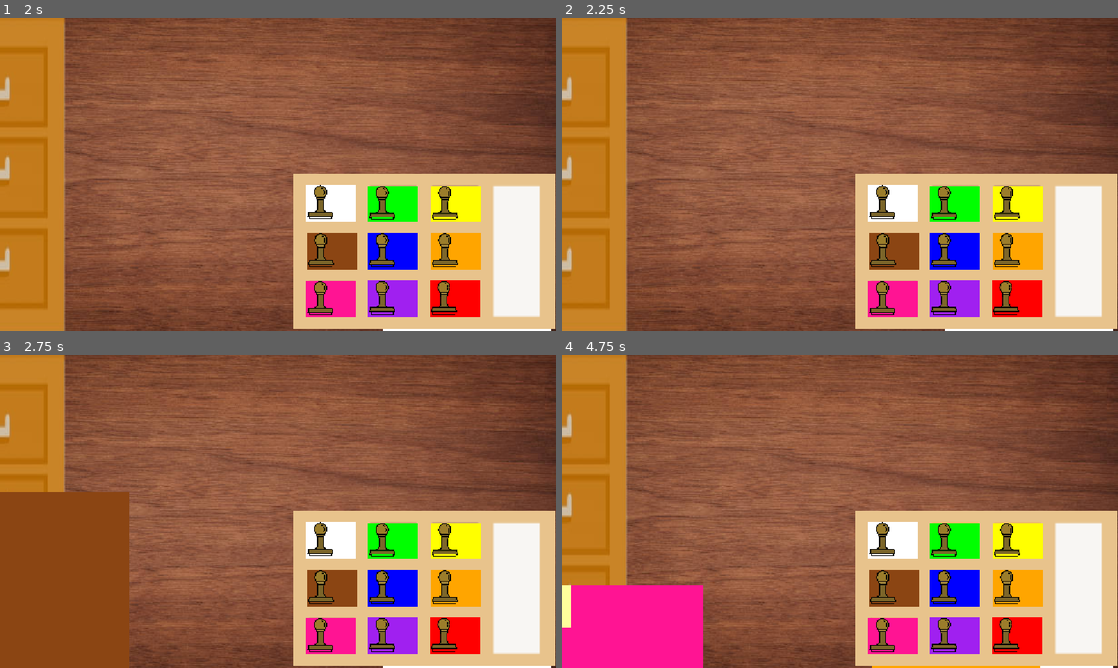
Above: before the commit, frames 1-4 (two rows, left to right).
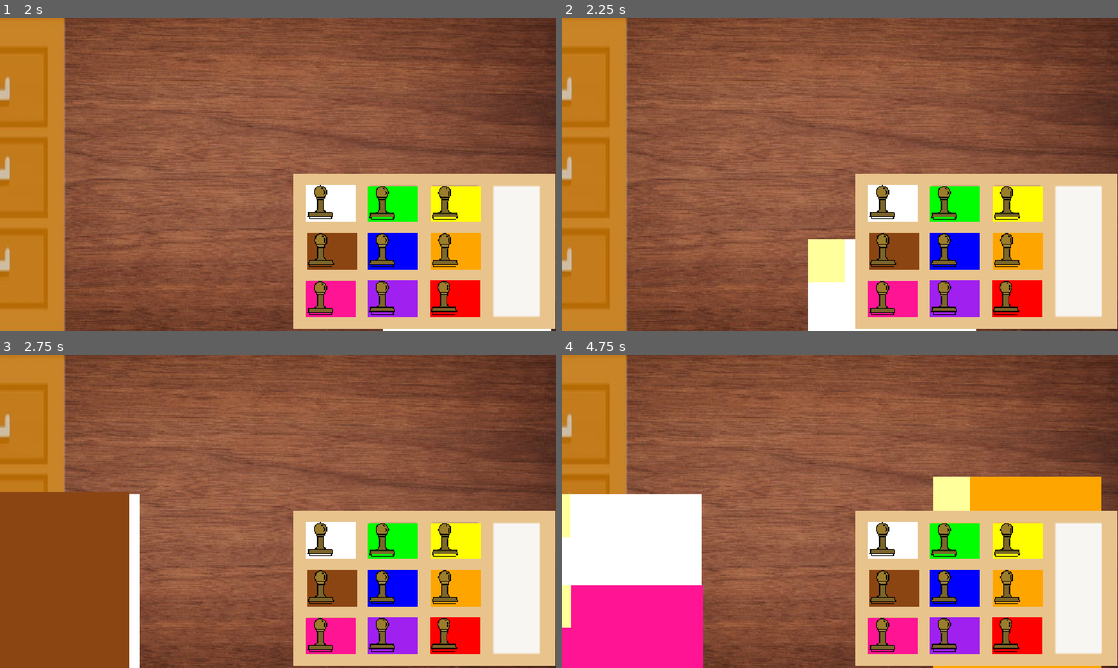
Above: after the commit, the same moments.

Repository: Rafa-beau/BICHOCORREIO
Game: Godot game, scene res://node/menu.tscn
The game is run twice, just before and just after one commit, with the same random seed, the same clock (stepped at 60 frames per second) and the same inputs.
Inputs (mouse positions are in pixels of both pictures, inside the frame that each line leads up to):
- Up to frame 1 (2 s): click "Jogar!" at 0.5 s; tap Enter at 1.25 s; drag from (33, 174) to (455, 299) at 1.27 s
- Up to frame 2 (2.25 s): tap Space at 2 s; drag from (1006, 296) to (595, 174) at 2.02 s
- Up to frame 3 (2.75 s): no input
- Up to frame 4 (4.75 s): move the mouse to (606, 605) at 2.77 s; hold Up (sumir-carta, bound only after the commit) 2.78-3.5 s; click (606, 605) at 2.92 s; tap Enter at 3.5 s; drag from (1006, 586) to (945, 539) at 3.52 s; tap Space at 4.25 s; drag from (956, 633) to (1017, 589) at 4.27 s

Frame 1 is identical in both runs. In frame 2, 2.8% of the frame differs, in the area x 44-100%, y 70-100%; in frame 3, 1.2%; in frame 4, 11%, in the area x 0-100%, y 38-100%.

Commit message:
adicionado Remove no card - testes de detecçao de direçao do mouse Puxada - Futuro: Fazer sistema de aparecer cartas - Sistema de Turno - Sistema de Consfiscar e Passar

Diff:
--- a/bichocorreio/project.godot
+++ b/bichocorreio/project.godot
@@ -19,6 +19,14 @@
 
 window/stretch/mode="canvas_items"
 
+[input]
+
+sumir-carta={
+"deadzone": 0.21,
+"events": [Object(InputEventKey,"resource_local_to_scene":false,"resource_name":"","device":0,"window_id":0,"alt_pressed":false,"shift_pressed":false,"ctrl_pressed":false,"meta_pressed":false,"pressed":false,"keycode":0,"physical_keycode":4194320,"key_label":0,"unicode":0,"location":0,"echo":false,"script":null)
+]
+}
+
 [physics]
 
 3d/physics_engine="Jolt Physics"
--- a/bichocorreio/script/card.gd
+++ b/bichocorreio/script/card.gd
@@ -3,7 +3,12 @@
 var dragging = false
 var stamped = false
 var stuck = false
+var remove = false
+var start_pos: Vector2
+var min_drag = 10.0
 var offset
+
+var original_position: Vector2
 
 @export var cur_color: CardColor
 @export var stamp_mark: PackedScene
@@ -42,11 +47,14 @@
 
 # arrastar
 
+
 func _on_input_event(viewport: Node, event: InputEvent, shape_idx: int) -> void:
-	if event is InputEventMouseButton and not stuck and MOUSE_BUTTON_LEFT:
-		dragging = event.pressed
-		if event.pressed:
-			offset = global_position - get_global_mouse_position()
+	if event is InputEventMouseButton:
+
+		if event.button_index == MOUSE_BUTTON_LEFT:
+			dragging = event.pressed
+			if event.pressed:
+				offset = global_position - get_global_mouse_position()
 
 # Saber se mouse ta segurando
 
@@ -59,19 +67,25 @@
 			else:
 				stuck = false
 
+
 func _process(delta):
 	if dragging == true:
 		global_position = get_global_mouse_position() + offset
 		var target_pos = get_global_mouse_position() + offset
 		global_position = target_pos
 
+	# input pra teste
+	if remove == true:
+		if Input.is_action_pressed("sumir-carta"):
+			remove_card()
+
 # arrastar melhor, gaveta
 
 func start_drag():
 	dragging = true
 	offset = Vector2(-150, -40)
+# sera?
 
-# sera?
 
 # carimbador maluco
 
@@ -83,5 +97,28 @@
 			add_child(mark)
 			stamped = true
 			stuck = false
+			remove = true
 		else:
 			print("No, bad stamp")
+
+
+### logica de passar ou consfiscar ###
+
+# fazer a carta sumir
+func remove_card():
+	queue_free()
+
+
+# teste
+#funfou nao so pra avisar
+func handle_drag(end_pos: Vector2):
+	var delta = end_pos - start_pos
+	if delta.length() < min_drag:
+		print("so clique")
+		return
+
+	if abs(delta.y) > abs(delta.x):
+		if delta.y > 0:
+			print("baixo")
+		else:
+			print("cima")
